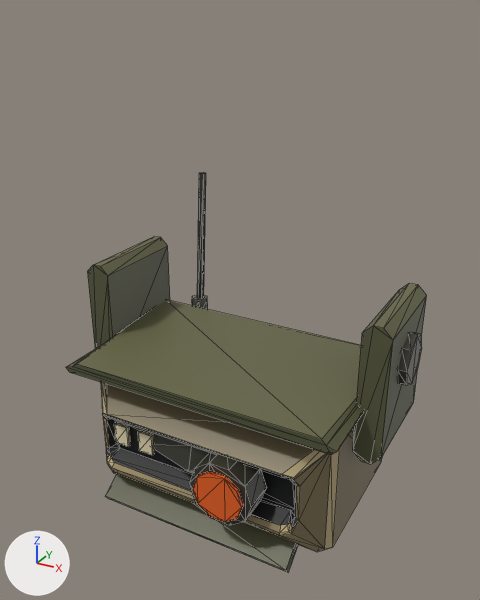
Renders of the glTF model public/models/sensors/sensor-visor.glb from each side of a commit.
Camera for both pictures: a 50 mm lens placed at (0.966, -1.824, 1.341), pointed at (-0.004, -0.06, 0.459). Every picture has the same lights, and +X, +Y and +Z are marked at lower left. The picture after the commit comes second. Mesh edges are drawn as thin lines. Where no turn or scale is listed for an object, it has been applied to the vertices. Vertices at exactly the same position are counted once.

In view in the first picture: 'Body', 'HeadPitch_Glow', 'HeadPitch_Mesh', 'Head_Mesh'.
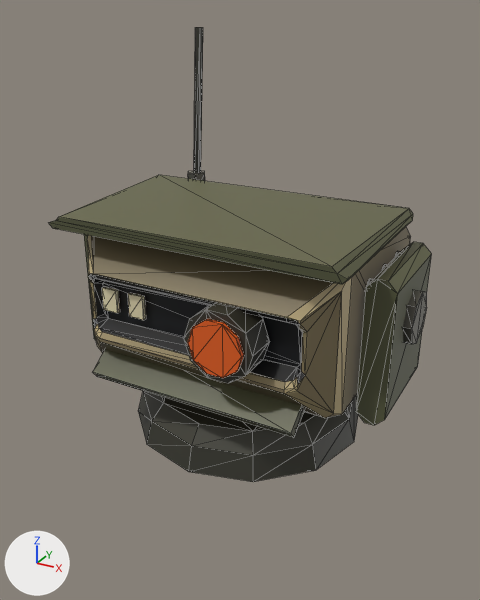
Where the change shows, as pixel boxes [x1, y1, x2, y2] in the pictures (480 x 600 px):
'HeadPitch_Mesh', moved: before [66, 172, 383, 572]; after [49, 27, 413, 438]
'Head_Mesh', moved: before [87, 236, 427, 464]; after [84, 234, 432, 425]
'HeadPitch_Glow', moved: before [114, 422, 244, 522]; after [102, 287, 244, 378]
'Body', unchanged, uncovered by the edit: before [150, 433, 210, 472]; after [138, 391, 358, 482]

Diff of the bpy script that builds the scene:
```diff
--- a/public/models/sensors/sensor-visor.glb.py
+++ b/public/models/sensors/sensor-visor.glb.py
@@ me_head_mesh @@
 # used by ob_head_mesh; location = (0.0, 0.0, 0.14)
-me_head_mesh.from_pydata(...)  # 80 vertices, 140 faces; spans x -0.57..0.57, y -0.18..0.22, z -0.14..0.39
+me_head_mesh.from_pydata(...)  # 80 vertices, 140 faces; spans x -0.57..0.57, y -0.18..0.22, z 0.0..0.53
+# me_head_mesh part 1: the whole mesh is moved by (0.0, 0.0, 0.14)
 me_head_mesh.materials.append(mat_paint_plating)
@@ me_headpitch_glow @@
 # used by ob_headpitch_glow; location = (0.0, 0.0, 0.5)
-me_headpitch_glow.from_pydata(...)  # 36 vertices, 60 faces; spans x -0.328..0.225, y -0.466..-0.348, z -0.581..-0.419
+me_headpitch_glow.from_pydata(...)  # 36 vertices, 60 faces; spans x -0.328..0.225, y -0.466..-0.348, z -0.081..0.081
+# me_headpitch_glow part 2: the whole mesh is moved by (0.0, 0.0, 0.5)
 me_headpitch_glow.materials.append(mat_paint_lighting)
@@ me_headpitch_mesh @@
 # used by ob_headpitch_mesh; location = (0.0, 0.0, 0.5)
-me_headpitch_mesh.from_pydata(...)  # 270 vertices, 472 faces; spans x -0.48..0.48, y -0.45..0.367, z -0.758..0.281
+me_headpitch_mesh.from_pydata(...)  # 270 vertices, 472 faces; spans x -0.48..0.48, y -0.45..0.367, z -0.258..0.781
+# me_headpitch_mesh part 3: the whole mesh is moved by (0.0, 0.0, 0.5)
 me_headpitch_mesh.materials.append(mat_paint_plating)
```
